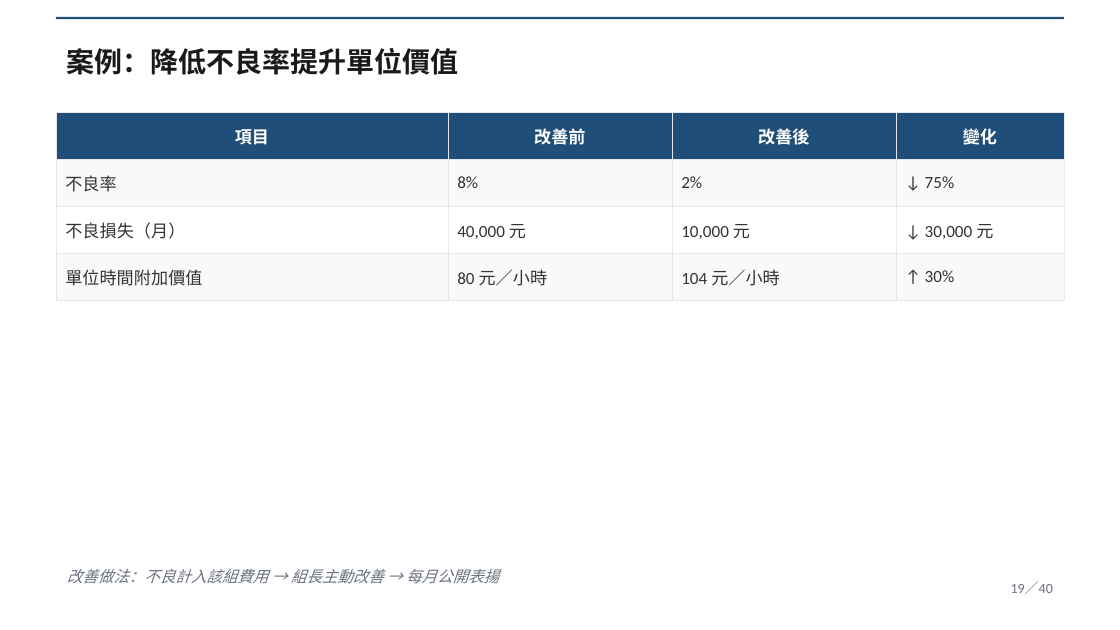
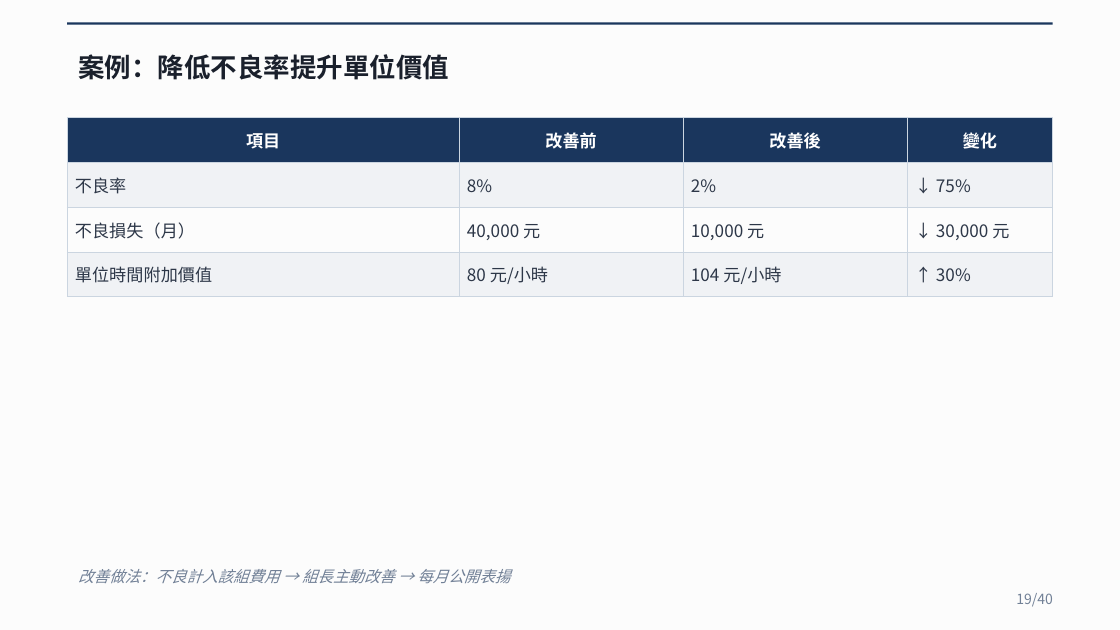
Before and after one commit to Lingo1516/Lingo1516.github.io, a slide deck: slide 19 of 阿米巴經營_40頁完整講義.pptx. Drawn at 1120x630 pixels with LibreOffice and Linux fonts; fonts in the diff are those of the drawing. Boxes give left, top, right and bottom in pixels: in the first picture for what was removed or moved away, otherwise in the second. Text is boxed around its words. In the diff, an @@ line names an element or a change of style, - is before the commit and + after.

Commit message:
v3 教育版 字型改Noto Sans CJK SC 加大版面

```diff
--- a/阿米巴經營_40頁完整講義.pptx
+++ b/阿米巴經營_40頁完整講義.pptx
@@ background #FFFFFF to #FCFCFC @@
@@ rectangle: place and size @@
-rectangle at (56, 17, 1064, 19)
+rectangle at (67, 22, 1053, 25)
@@ rectangle at (67, 22, 1053, 25): fill #1F4E79 to #1A365D @@
@@ text "案例：降低不良率提升單位價值": place and size @@
-text "案例：降低不良率提升單位價值" at (67, 48, 459, 75)
+text "案例：降低不良率提升單位價值" at (78, 54, 449, 80)
@@ text "案例：降低不良率提升單位價值" at (78, 54, 449, 80): size 18 to 17 pt, font Calibri to Noto Sans CJK SC, text colour #1A1A1A to #1A202C @@
@@ table at (67, 118, 1053, 288) @@
-row 4, column 2: 80 元／小時
+row 4, column 2: 80 元/小時
-row 4, column 3: 104 元／小時
+row 4, column 3: 104 元/小時
@@ fill #1F4E79 to #1A365D in row 1 @@
@@ fill #F8F9FA to #F0F2F5 in 8 cells @@
@@ fill #FFFFFF to #FCFCFC in row 3 @@
@@ font Calibri to Noto Sans CJK SC in "項目", "改善前", "改善後", "變化" and 10 more places @@
@@ text colour #333333 to #2D3748 in "不良率", "8%", "2%", "↓ 75%" and 6 more places @@
@@ borders changed @@
@@ table: place and size @@
-table at (56, 112, 1064, 290)
+table at (67, 118, 1053, 288)
@@ text "改善做法：不良計入該組費用 → 組長主動改善 → 每月公開表揚": place and size @@
-text "改善做法：不良計入該組費用 → 組長主動改善 → 每月公開表揚" at (67, 569, 499, 583)
+text "改善做法：不良計入該組費用 → 組長主動改善 → 每月公開表揚" at (78, 569, 510, 583)
@@ text "改善做法：不良計入該組費用 → 組長主動改善 → 每月公開表揚" at (78, 569, 510, 583): font Calibri to Noto Sans CJK SC, text colour #6B7280 to #718096 @@
@@ text at (1016, 593, 1053, 607): text changed; font Calibri to Noto Sans CJK SC; text colour #6B7280 to #718096 @@
-19／40
+19/40
```
Also in this commit, not shown: 39 other slides changed.
